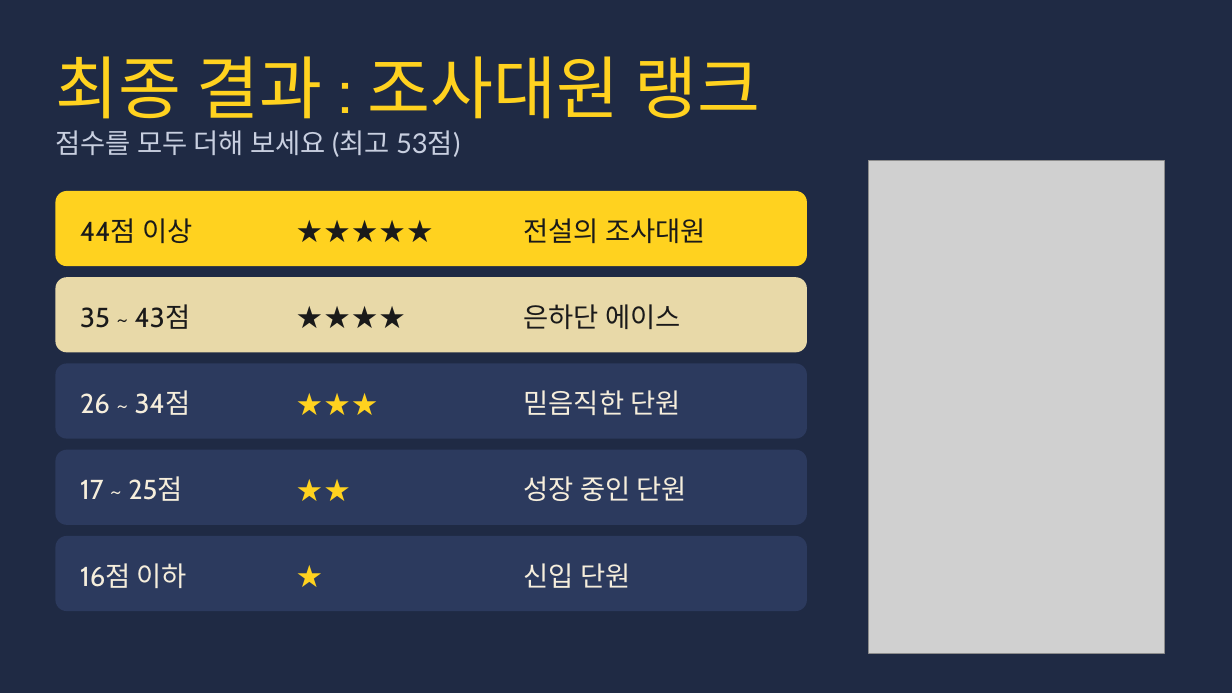
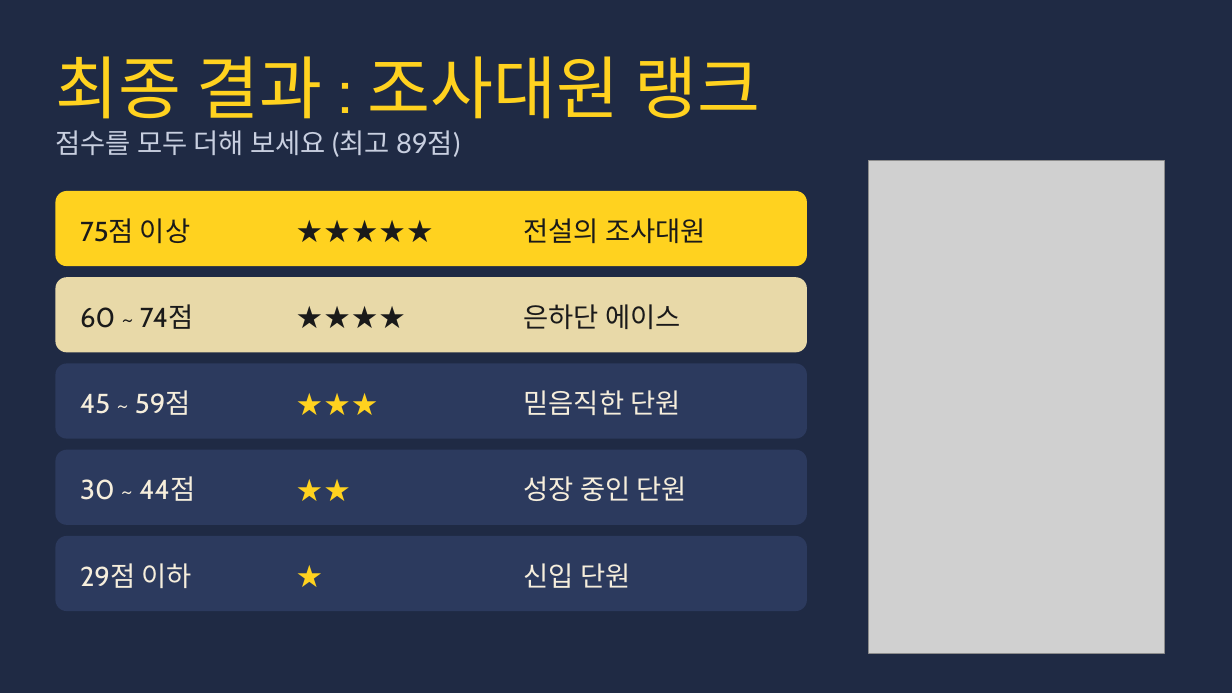
Before and after one commit to choivoo/-, a slide deck: slide 255 of 레전드_아르세우스_히스이_대모험_주거와_도시_경제성장에_따른_생활변화(최선유_최종본).pptx (slide 134 before the commit). Drawn at 1232x693 pixels with LibreOffice and Linux fonts; fonts in the diff are those of the drawing; grey boxes stand for pictures. Boxes give left, top, right and bottom in pixels: in the first picture for what was removed or moved away, otherwise in the second. Text is boxed around its words. In the diff, an @@ line names an element or a change of style, - is before the commit and + after.

```diff
--- a/레전드_아르세우스_히스이_대모험_주거와_도시_경제성장에_따른_생활변화(최선유_최종본).pptx
+++ b/레전드_아르세우스_히스이_대모험_주거와_도시_경제성장에_따른_생활변화(최선유_최종본).pptx
@@ text at [55,130,460,157]: text changed @@
-점수를 모두 더해 보세요 (최고 53점)
+점수를 모두 더해 보세요 (최고 89점)
@@ text at [80,218,190,243]: text changed @@
-44점 이상
+75점 이상
@@ text at [80,304,193,329]: text changed @@
-35 ~ 43점
+60 ~ 74점
@@ text at [80,390,191,415]: text changed @@
-26 ~ 34점
+45 ~ 59점
@@ text at [80,476,195,501]: text changed @@
-17 ~ 25점
+30 ~ 44점
@@ text at [80,563,191,588]: text changed @@
-16점 이하
+29점 이하
```
Also in this commit, not shown: 7 other slides changed, 121 slides added.
